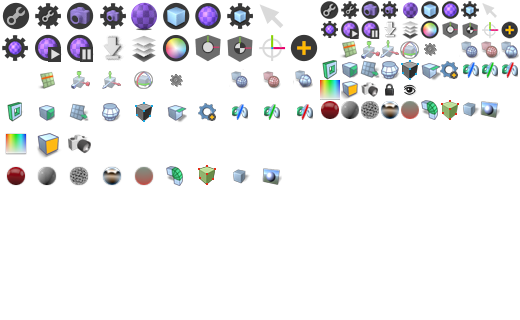
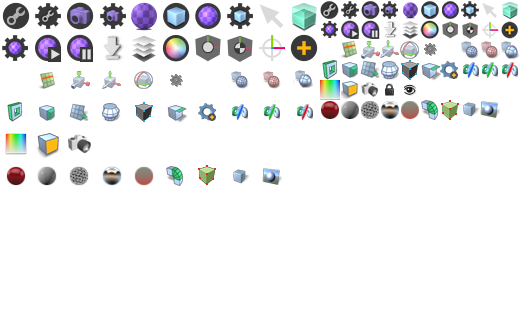
The second 520×320 image is a revision of the first. Changes to its layers:
added layer "iconBuilder_MorphMap_64 copy" (screen) above "iconBuilder_MorphMap_64" over box(502, 2, 518, 20)
added layer "iconBuilder_MorphMap_64" above "iconBuilder_SelectCenter_32 copy" over box(292, 3, 317, 32)
